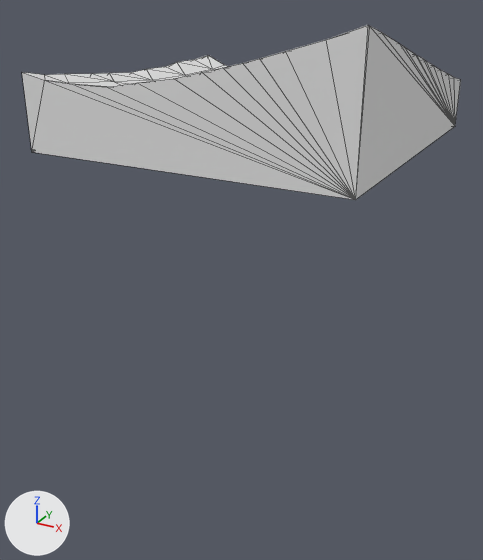
One commit to the glTF model assets/terrain/surface_pieces/surf_21_7.glb: the scene before it, then after it.
One viewpoint serves both versions: a camera (50 mm lens) standing at (2.41, 62.91, -22.77) and looking at (-2.61, 72.05, -27.34). The axes (+X, +Y, +Z) are drawn at lower left. The lights are the same throughout. The picture after the commit comes second. Mesh edges are drawn as thin lines. Where no turn or scale is listed for an object, it has been applied to the vertices.

In view in the first picture: 'geometry_0'.
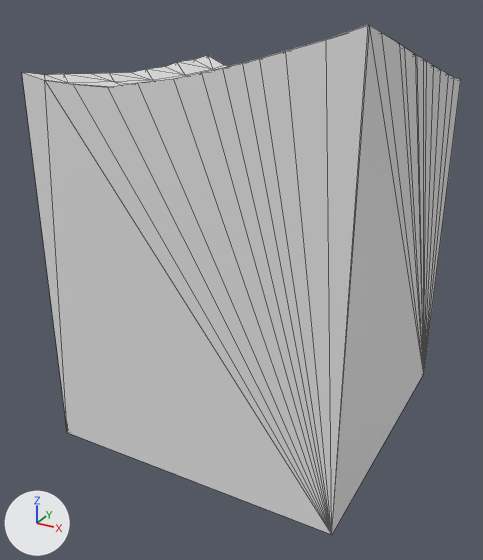
Location of each change, [x1, y1, x2, y2] in pixels of the pictures (483 x 560 px):
'geometry_0', reshaped (190% taller): before [22, 25, 461, 200]; after [22, 25, 461, 535]

What changed in the scene script:
```text
Change me_geometry_0:
    used by ob_geometry_0; location = (0.0, 0.0, 0.0)
    remove me_geometry_0.from_pydata(...)  # 78 vertices, 152 faces; spans x -5.0..0.0, y 70.0..75.0, z -25.0..-23.13
    add me_geometry_0.from_pydata(...)  # 78 vertices, 152 faces; spans x -5.0..0.0, y 70.0..75.0, z -30.0..-23.13
    me_geometry_0 part 1
    4 vertices are removed from x -5.0..0.0, y 70.0..75.0, z -25.0
    52 faces are deleted
    4 vertices are added at (-5.0, 75.0, -30.0), (-5.0, 70.0, -30.0), (0.0, 75.0, -30.0), (0.0, 70.0, -30.0)
    52 new faces join them
```
